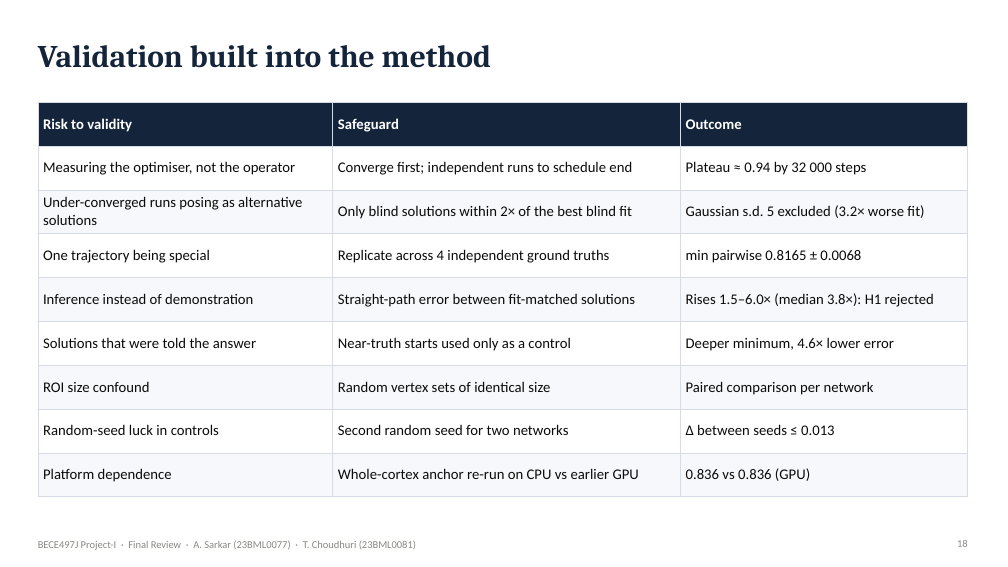
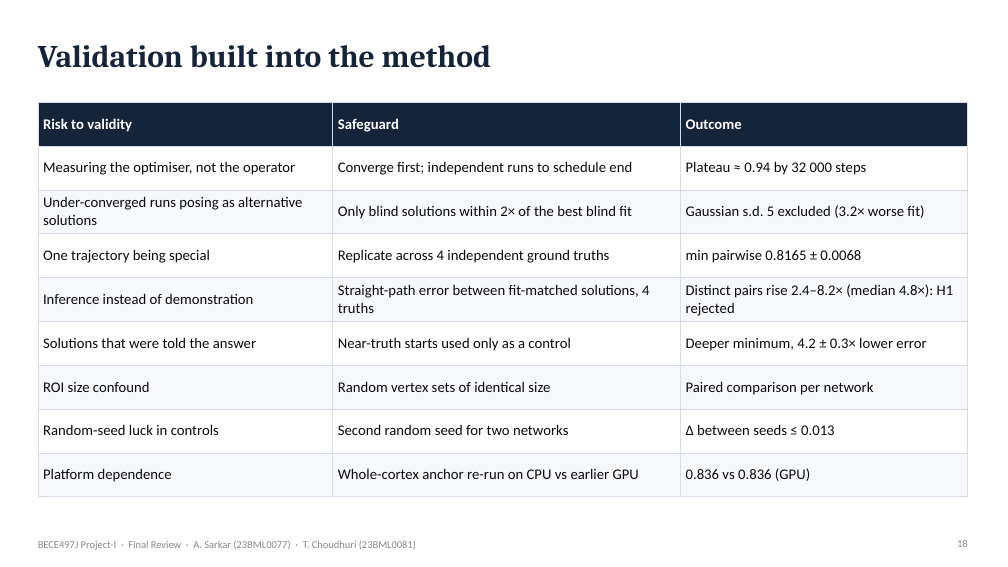
Before and after one commit to Ivxn404/semantic-decoding-tribe-inversion, a slide deck: slide 18 of deck/Final_Sarkar_Choudhuri.pptx. Drawn at 1008x567 pixels with LibreOffice and Linux fonts; fonts in the diff are those of the drawing. Boxes give left, top, right and bottom in pixels: in the first picture for what was removed or moved away, otherwise in the second. Text is boxed around its words. In the diff, an @@ line names an element or a change of style, - is before the commit and + after.

Commit message:
Barrier and sensitivity tests on four ground truths: update results, figures, report, poster, deck, demo, docs

```diff
--- a/deck/Final_Sarkar_Choudhuri.pptx
+++ b/deck/Final_Sarkar_Choudhuri.pptx
@@ table at (38, 102, 968, 486) @@
-row 5, column 2: Straight-path error between fit-matched solutions
+row 5, column 2: Straight-path error between fit-matched solutions, 4 truths
-row 5, column 3: Rises 1.5–6.0× (median 3.8×): H1 rejected
+row 5, column 3: Distinct pairs rise 2.4–8.2× (median 4.8×): H1 rejected
-row 6, column 3: Deeper minimum, 4.6× lower error
+row 6, column 3: Deeper minimum, 4.2 ± 0.3× lower error
```
Also in this commit, not shown: 12 other slides changed, 18 other files.
